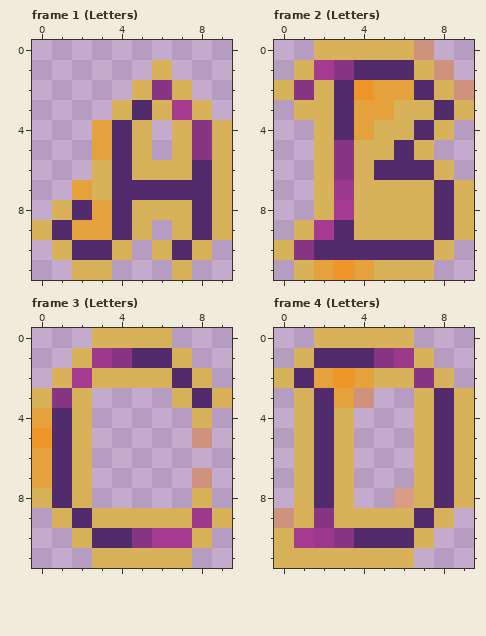
A pixel-art file gets an edit: Assets/Sprites/UI/Fonts/MagicalFont.aseprite. Above: the version before the commit.
10x12 pixels, 26 frames. Colours within 5 levels of each other are drawn and written as one. Shown: frame 1 (Letters), frame 2 (Letters), frame 3 (Letters), frame 4 (Letters). The commit also changed other frames, which this record leaves out.
The result:
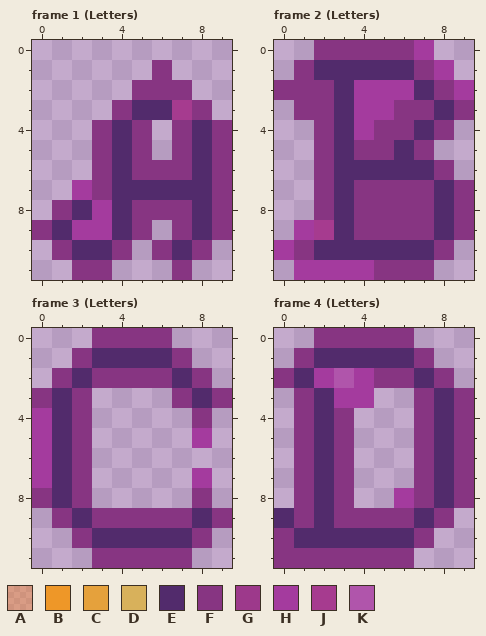
Palette (. is transparent): A #ff820059  B #ee9728  C #e5a13c  D #d8b15b  E #522b6c  F #873582  G #9d398b  H #a43b9e  J #a63b8f  K #b055ab
Difference:
Changed rows in their new state; - is an unchanged pixel.
Frame 1 (Letters):
first column x 0:
 1 ------F---
 2 -----F-F--
 3 ----F-E-F-
 4 ---F-F-FEF
 5 ---F-F-FEF
 6 ---F-FFF-F
 7 --HF-----F
 8 -F-H-FFF-F
 9 F-HH-F-F-F
10 -F--F-F-F-
11 --FF---F--
Frame 2 (Letters):
first column x 0:
 0 --FFFFFH--
 1 -FEE---FH-
 2 F-F-HHH-FH
 3 -FF-HHFF-F
 4 --F-HFF-F-
 5 --FEFF-F--
 6 --FEE---F-
 7 --FEFFFF-F
 8 --FEFFFF-F
 9 -H--FFFF-F
10 H-------F-
11 -HHHHFFF--
Frame 3 (Letters):
first column x 0:
 0 ---FFFF---
 1 --FEE--F--
 2 -FEFFFF-F-
 3 FEF----F-F
 4 H-F-----F-
 5 H-F-----H-
 6 H-F-------
 7 H-F-----H-
 8 F-F-----F-
 9 -F-FFFFFEF
10 --F--EEEF-
11 ---FFFFF--
Frame 4 (Letters):
first column x 0:
 0 --FFFFF---
 1 -F---EEF--
 2 F-HKHFFEF-
 3 -F-HH--F-F
 4 -F-F---F-F
 5 -F-F---F-F
 6 -F-F---F-F
 7 -F-F---F-F
 8 -F-F--HF-F
 9 EFEFFFF-F-
10 FEEE---F--
11 FFFFFFF---
Changed places in both pictures, as pixel boxes (x1, y1, x2, y2):
changed: (32, 60, 232, 280)
changed: (274, 40, 474, 280)
changed: (32, 328, 232, 568)
changed: (274, 328, 474, 568)
